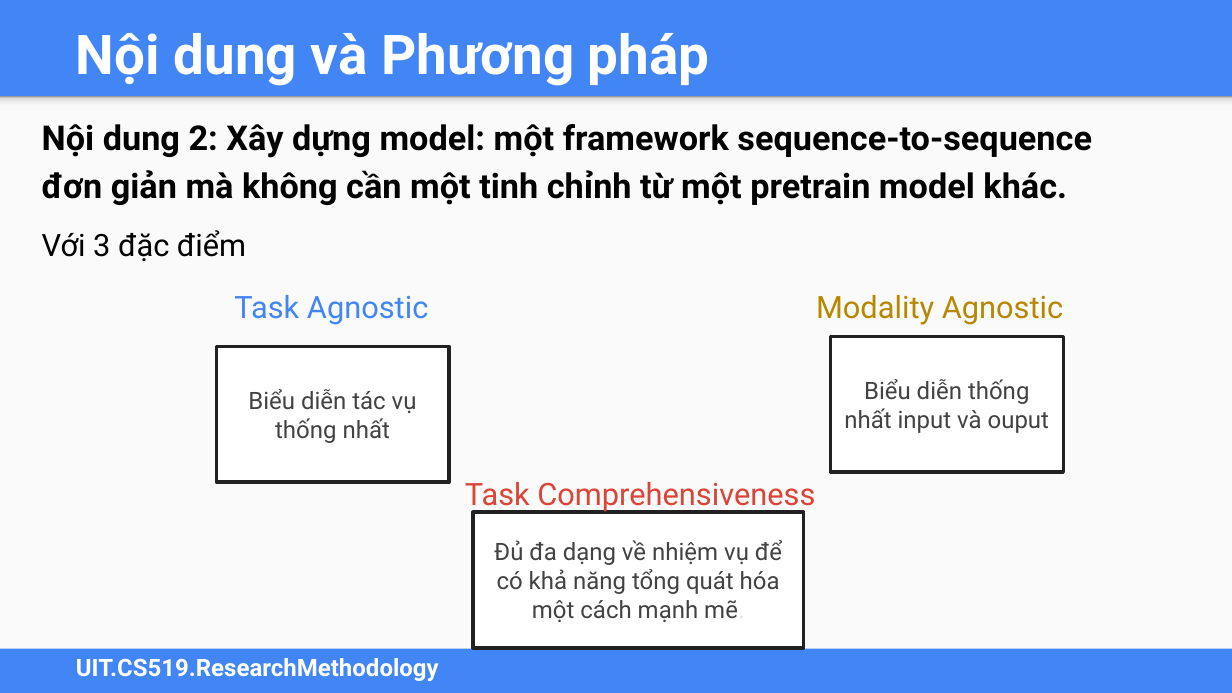
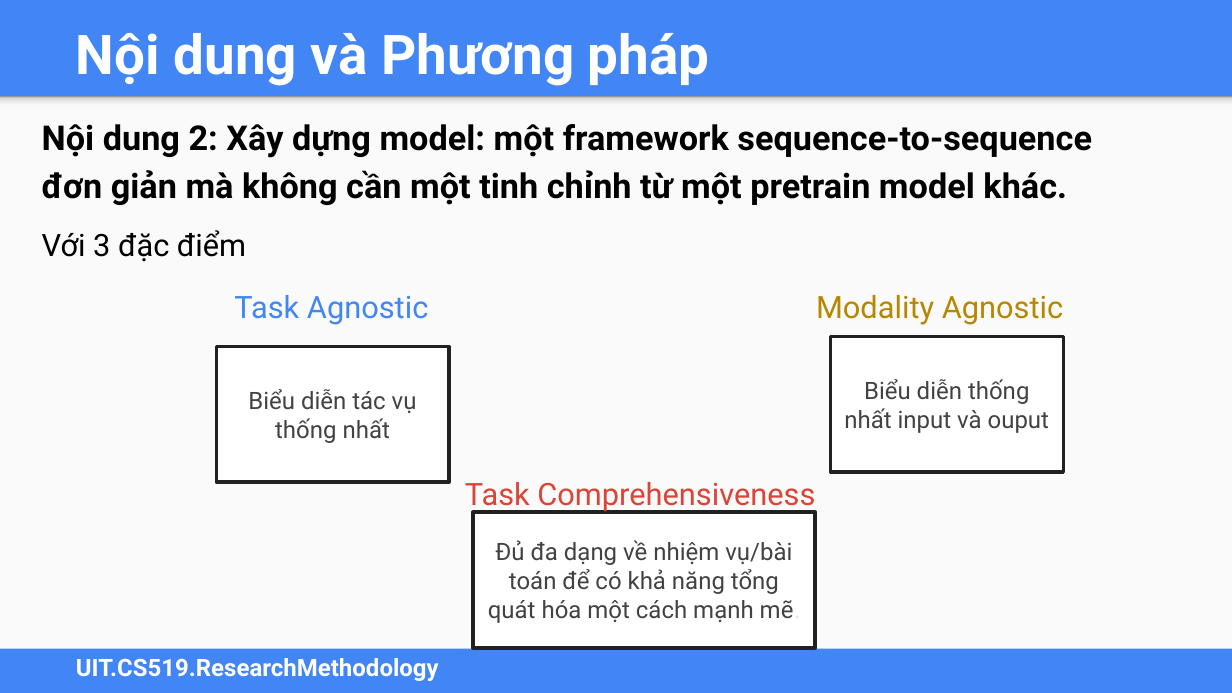
Before and after one commit to duongve13112002/CS519.O11, a slide deck: slide 7 of Đồ án cuối kỳ/OFA Unifying Architectures, Tasks, and Modalities Through a Simple Sequence-to-Sequence Learning Framework_Slide.pptx. Drawn at 1232x693 pixels with LibreOffice and Linux fonts; fonts in the diff are those of the drawing. Boxes give left, top, right and bottom in pixels: in the first picture for what was removed or moved away, otherwise in the second. Text is boxed around its words. In the diff, an @@ line names an element or a change of style, - is before the commit and + after.

```diff
--- a/Đồ án cuối kỳ/OFA Unifying Architectures, Tasks, and Modalities Through a Simple Sequence-to-Sequence Learning Framework_Slide.pptx
+++ b/Đồ án cuối kỳ/OFA Unifying Architectures, Tasks, and Modalities Through a Simple Sequence-to-Sequence Learning Framework_Slide.pptx
@@ rectangle "Đủ đa dạng về nhiệm ..." resized from (x1=473, y1=513, x2=804, y2=648) to (x1=473, y1=513, x2=816, y2=648) @@
@@ text in rectangle at (x1=488, y1=540, x2=801, y2=623): text changed @@
-Đủ đa dạng về nhiệm vụ để có khả năng tổng quát hóa một cách mạnh mẽ.
+Đủ đa dạng về nhiệm vụ/bài toán để có khả năng tổng quát hóa một cách mạnh mẽ.
```
Also in this commit, not shown: 2 other slides changed, 1 other file.
